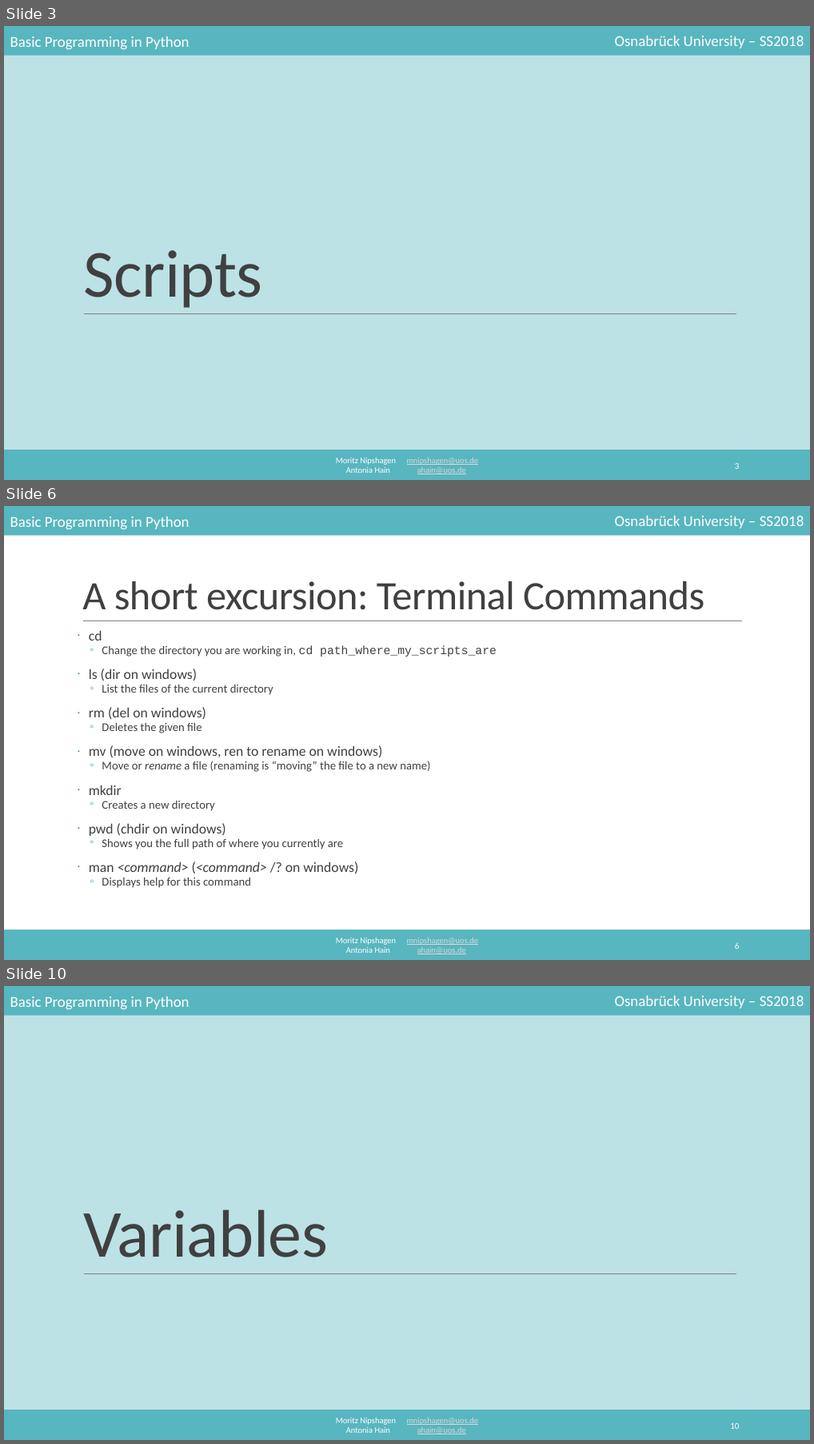
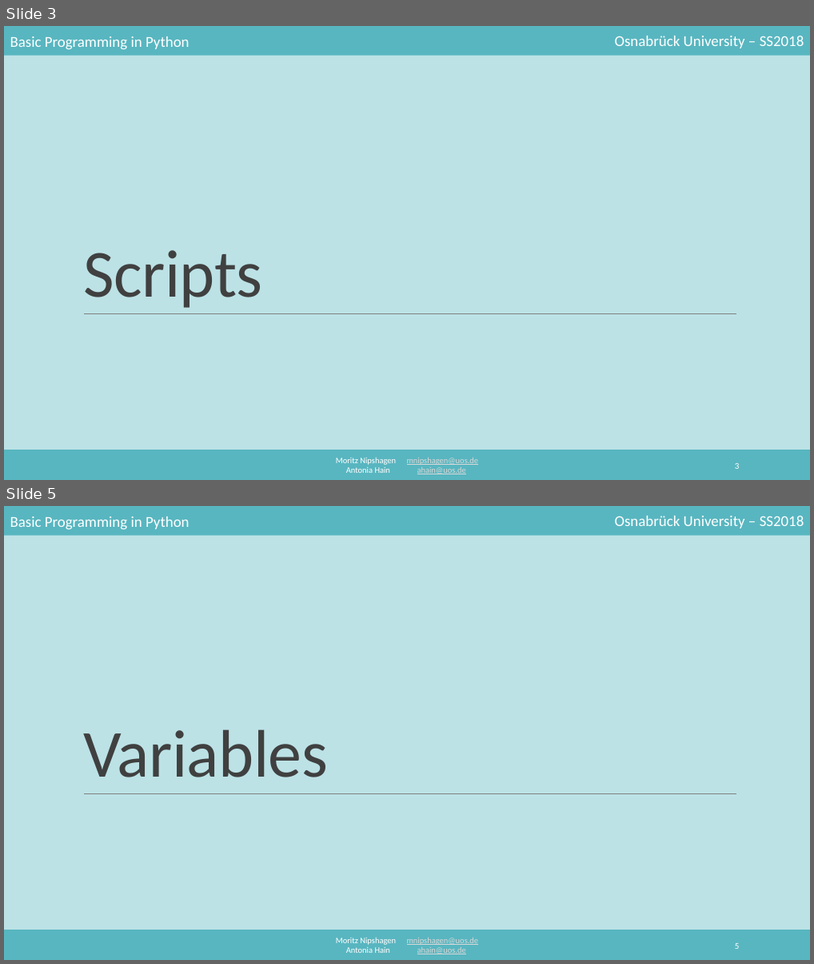
Before and after one commit to mnipshagen/monty, a slide deck: 2018/02/Syntax_and_variables.pptx. Shown one above the other, each under a label of ours: slides 3, 6 and 10 before the commit, slides 3 and 5 after it; the slides between them are not shown. The pictures are 814x1444 and 814x964 pixels, drawn with LibreOffice and Linux fonts; fonts in the diff are those of the drawing. Boxes give left, top, right and bottom in pixels: in the first picture for what was removed or moved away, otherwise in the second. Text is boxed around its words. In the diff, an @@ line names an element or a change of style, - is before the commit and + after.

```diff
--- a/2018/02/Syntax_and_variables.pptx
+++ b/2018/02/Syntax_and_variables.pptx
@@ slide 6 removed at [4,506,810,960], background #FFFFFF; not listed: 5 template elements that a slide beside it also shows @@
@@ title removed at [82,581,705,610] @@
-A short excursion: Terminal Commands
@@ line removed from (83, 621) to (742, 621) @@
@@ text removed at [89,630,497,888] @@
-· cd
-  ◦ Change the directory you are working in, cd path_where_my_scripts_are
-· ls (dir on windows)
-  ◦ List the files of the current directory
-· rm (del on windows)
-  ◦ Deletes the given file
-· mv (move on windows, ren to rename on windows)
-  ◦ Move or rename a file (renaming is “moving” the file to a new name)
-· mkdir
-  ◦ Creates a new directory
-· pwd (chdir on windows)
-  ◦ Shows you the full path of where you currently are
-· man <command> (<command> /? on windows)
-  ◦ Displays help for this command
@@ page number removed at [735,942,740,948] @@
-6
@@ what was slide 10 is now slide 5 @@
@@ page number at [735,943,740,948]: text changed @@
-10
+5
```
Also in this commit, not shown: 2 slides changed, 4 other slides removed, 2 other files.
